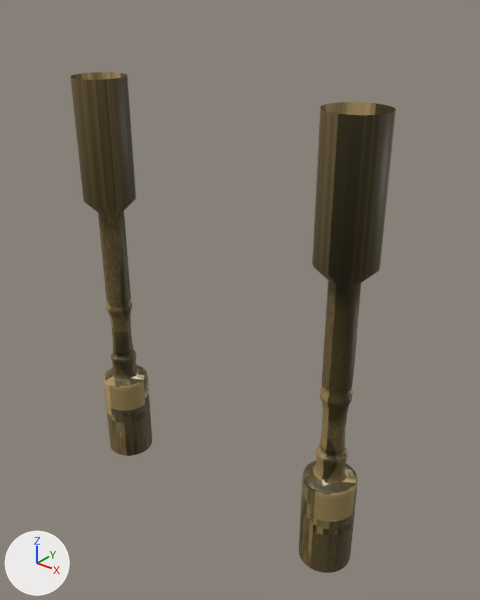
The glTF model game/models/scenery_block_1.glb: old version first, new version second.
The view is the same before and after, from a camera (50 mm lens) standing at (23.7, -27.1, 25.2) and looking at (1.1, 1.1, 7.8). The lights are fixed; the arrows at lower left show +X, +Y and +Z. Vertices at the same position are counted once.

Names of what the first picture shows: 'SceneryBlock1'.
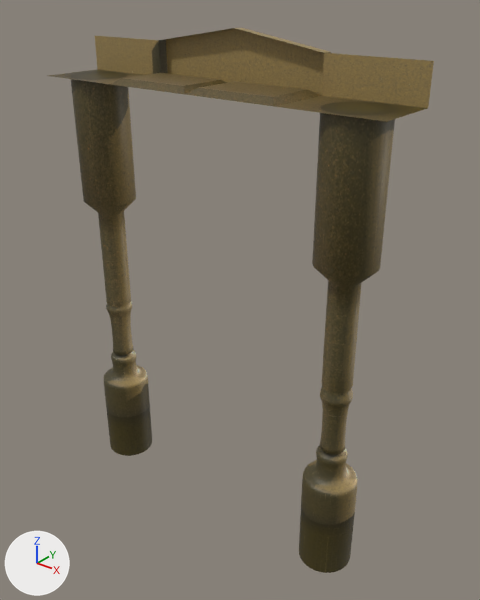
Commit message: new scenery + resolution changing

Changed parts and their boxes (x1, y1, x2, y2) in the pictures (480 x 600 px):
'SceneryBlock1', reshaped (18% wider, 9% taller): before (70, 72, 396, 573); after (48, 28, 434, 573)
part 1 of me_cylinder, added (brown): after (48, 28, 434, 122)
part 2 of me_cylinder, surface changed: (71, 79, 395, 572) in both

The change, as a list of edits to the scene's bpy script:
```text
Change me_cylinder:
    used by ob_sceneryblock1; location = (0.0, 0.0, 0.0)
    remove me_cylinder.from_pydata(...)  # 3648 vertices, 7168 faces; spans x -10.4..10.4, y -1.7..1.7, z -7.0..20.0
    add me_cylinder.from_pydata(...)  # 3677 vertices, 7212 faces; spans x -11.2..11.2, y -2.0..2.6, z -7.0..22.9
    me_cylinder part 1: a new loose piece of 29 vertices spanning x -11.2..11.2, y -2.0..2.6, z 20.0..22.9, in mat_walls (picture img_bake_columns)
    me_cylinder part 2: 7163 kept faces spanning x -10.4..10.4, y -1.7..1.7, z -7.0..20.0 get new texture (UV) coordinates
```
